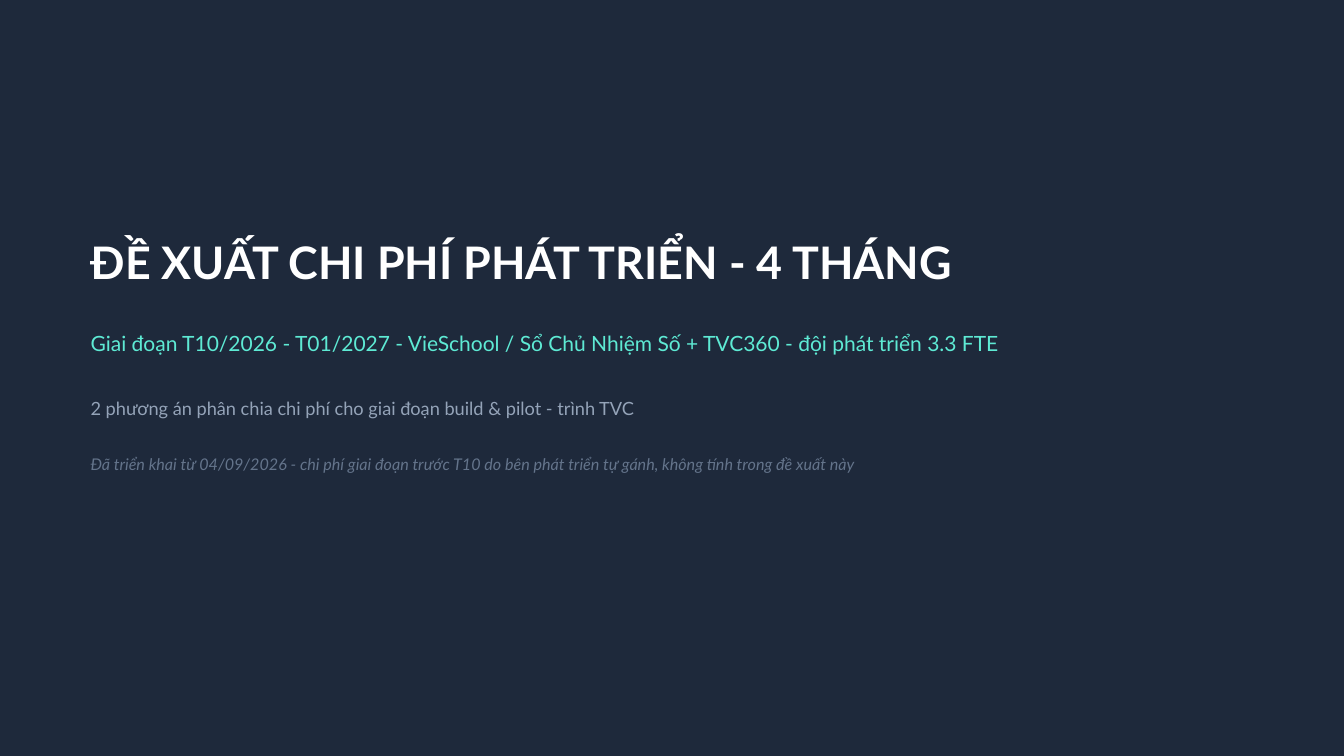
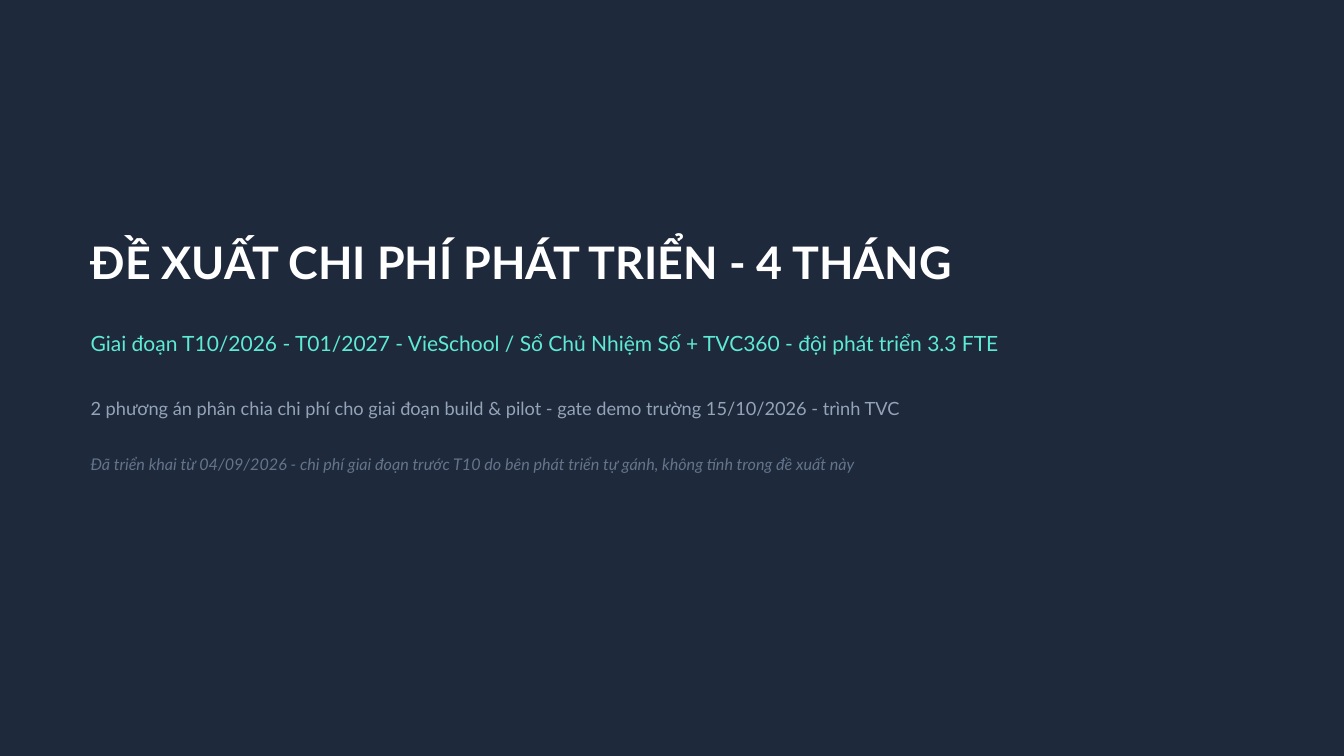
Before and after one commit to saintzzz/so-chu-nhiem-so, a slide deck: slide 1 of docs/handover/PROPOSAL-chi-phi-dev-4thang.pptx. Drawn at 1344x756 pixels with LibreOffice and Linux fonts; fonts in the diff are those of the drawing. Boxes give left, top, right and bottom in pixels: in the first picture for what was removed or moved away, otherwise in the second. Text is boxed around its words. In the diff, an @@ line names an element or a change of style, - is before the commit and + after.

```diff
--- a/docs/handover/PROPOSAL-chi-phi-dev-4thang.pptx
+++ b/docs/handover/PROPOSAL-chi-phi-dev-4thang.pptx
@@ text at box(91, 401, 900, 418): text changed @@
-2 phương án phân chia chi phí cho giai đoạn build & pilot - trình TVC
+2 phương án phân chia chi phí cho giai đoạn build & pilot - gate demo trường 15/10/2026 - trình TVC
```
Also in this commit, not shown: 5 other slides changed, 1 other file.
